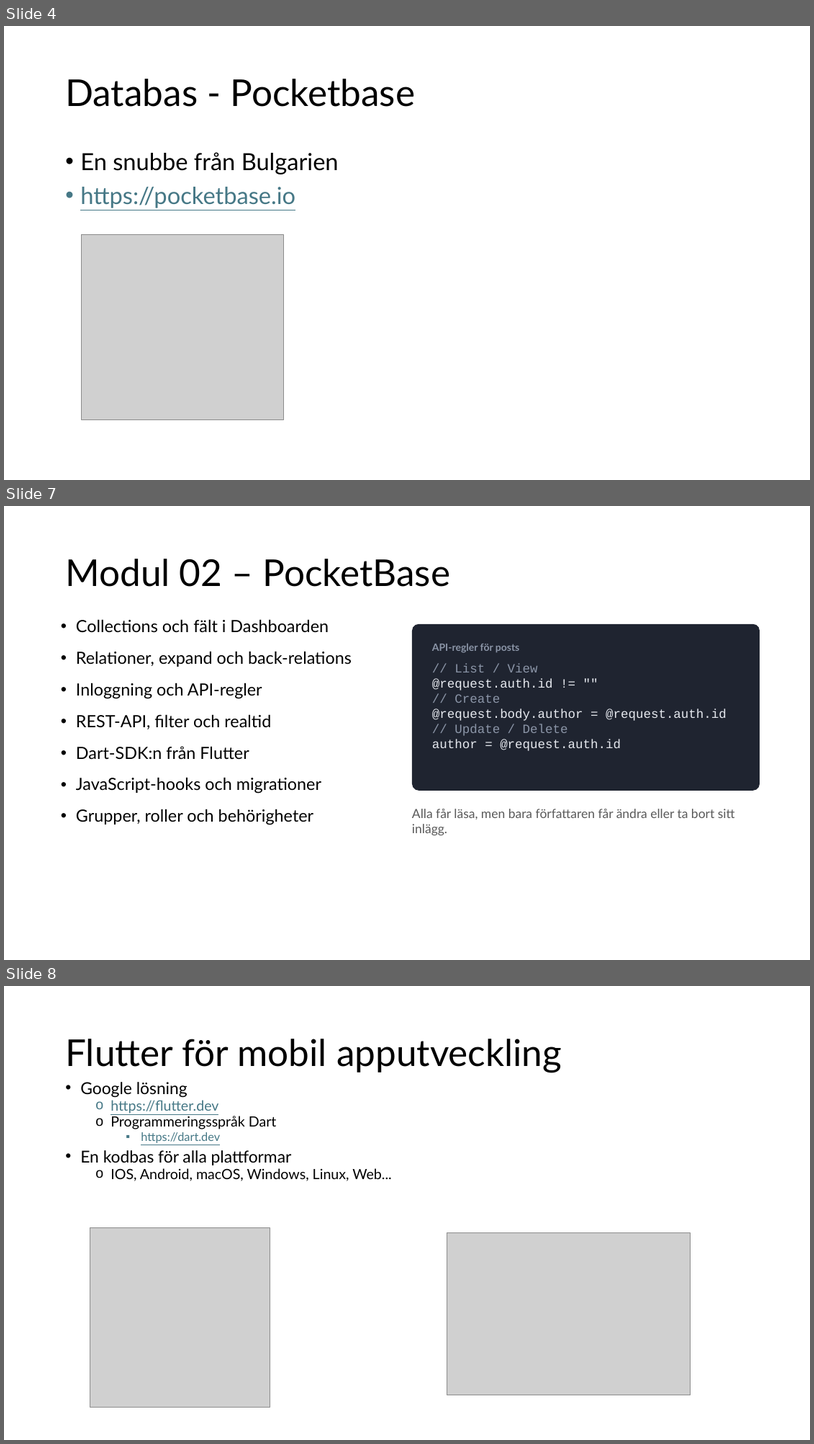
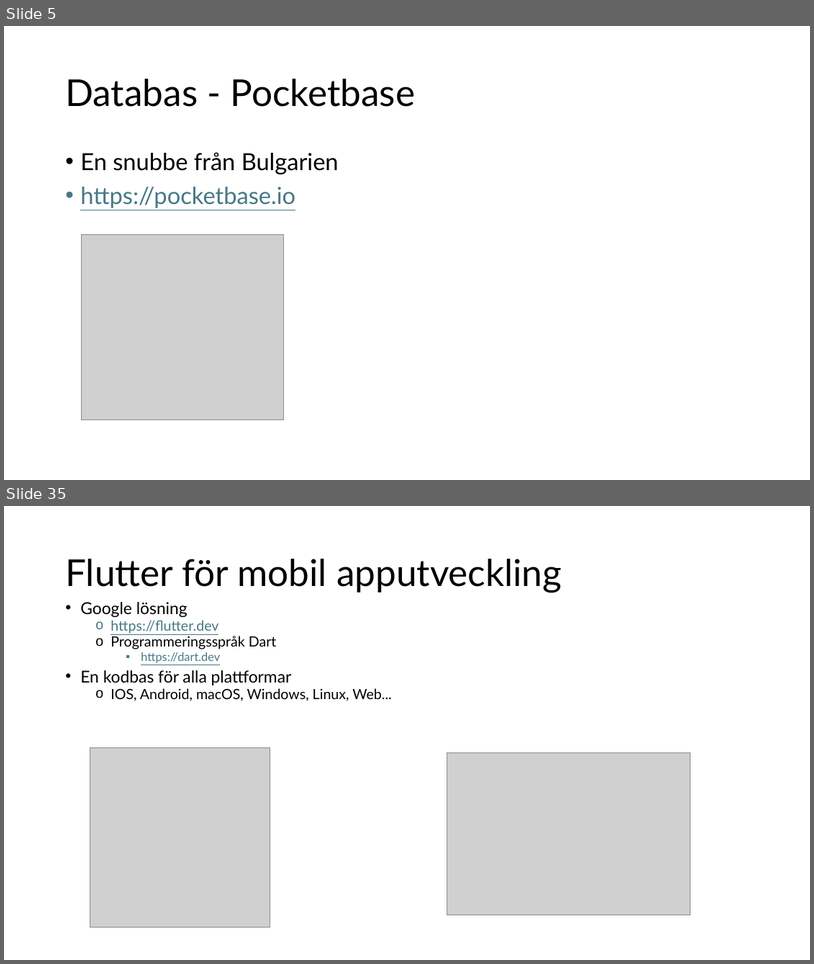
Before and after one commit to abbjetmus/pocketbase-flutter-kurs, a slide deck: Databaser och mobilapputveckling - sammanfattning.pptx. Shown one above the other, each under a label of ours: slides 4, 7 and 8 before the commit, slides 5 and 35 after it; the slides between them are not shown. The pictures are 814x1444 and 814x964 pixels, drawn with LibreOffice and Linux fonts; fonts in the diff are those of the drawing; grey boxes stand for pictures. Boxes give left, top, right and bottom in pixels: in the first picture for what was removed or moved away, otherwise in the second. Text is boxed around its words. In the diff, an @@ line names an element or a change of style, - is before the commit and + after.

Commit message:
Refactor course materials: remove Flutter exercises, update README for clarity, and enhance Kvittra app description.

```diff
--- a/Databaser och mobilapputveckling - sammanfattning.pptx
+++ b/Databaser och mobilapputveckling - sammanfattning.pptx
@@ slide 7 removed at bbox=[4, 506, 810, 960], background #FFFFFF @@
@@ title removed at bbox=[65, 559, 451, 587] @@
-Modul 02 – PocketBase
@@ text removed at bbox=[76, 619, 352, 825] @@
-• Collections och fält i Dashboarden
-• Relationer, expand och back-relations
-• Inloggning och API-regler
-• REST-API, filter och realtid
-• Dart-SDK:n från Flutter
-• JavaScript-hooks och migrationer
-• Grupper, roller och behörigheter
@@ rounded rectangle removed at bbox=[412, 624, 760, 790] @@
-API-regler för posts
-// List / View
-@request.auth.id != ""
-// Create
-@request.body.author = @request.auth.id
-// Update / Delete
-author = @request.auth.id
@@ text removed at bbox=[412, 808, 736, 835] @@
-Alla får läsa, men bara författaren får ändra eller ta bort sitt inlägg.
@@ what was slide 4 is now slide 5 @@
@@ what was slide 8 is now slide 35 @@
```
Also in this commit, not shown: 2 slides changed, 92 slides added, 6 other slides removed, 37 other files.
